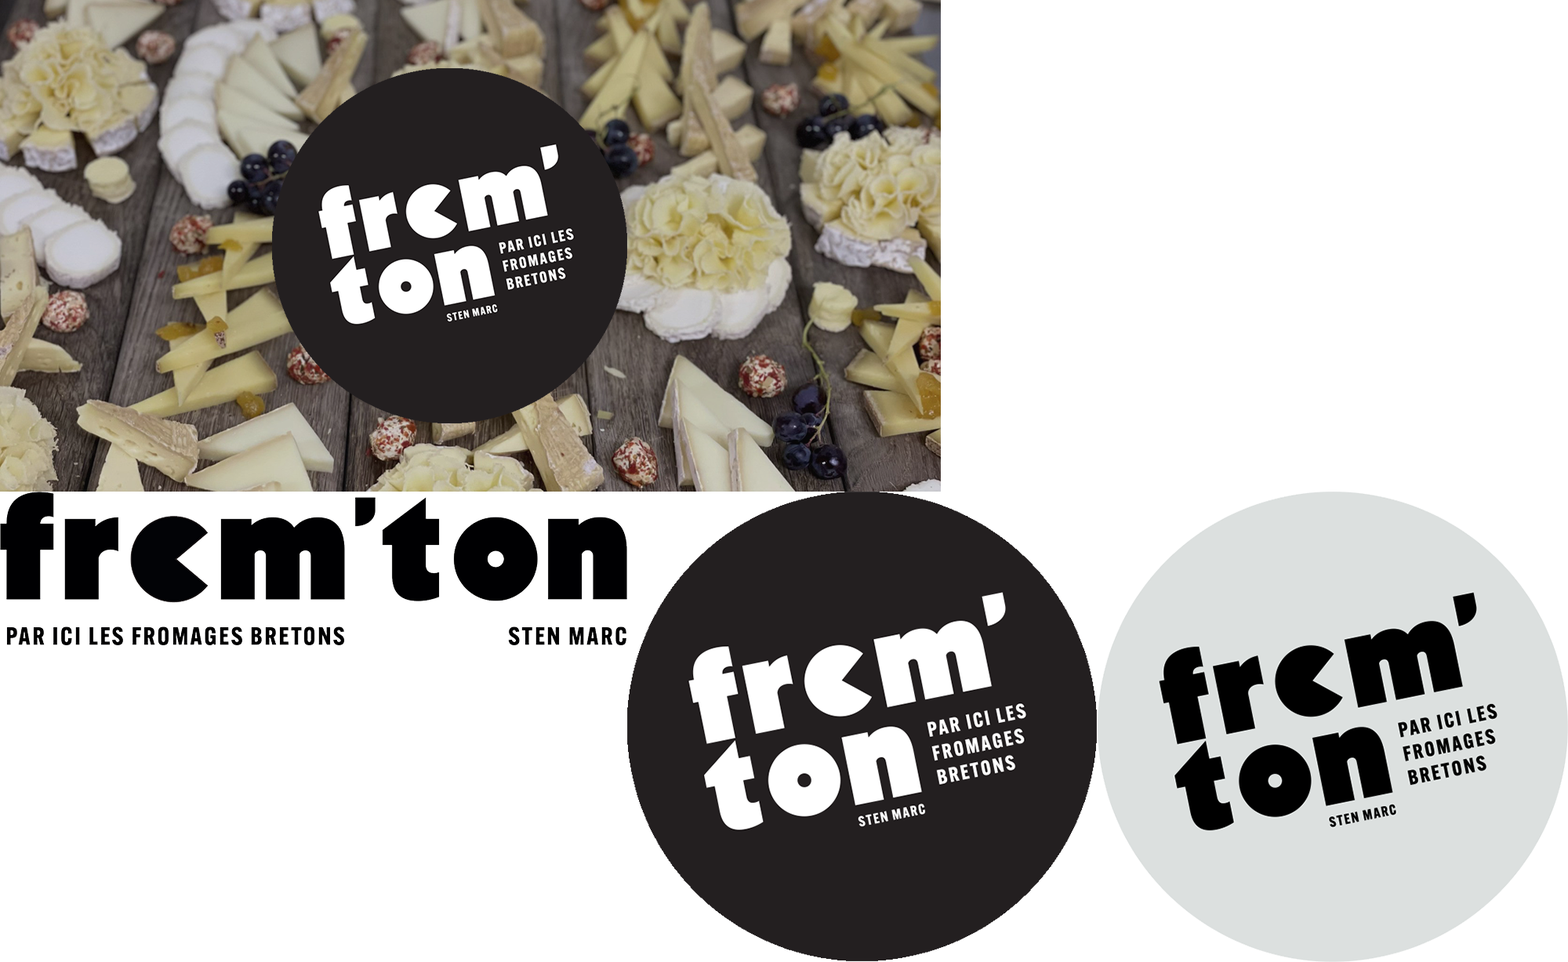
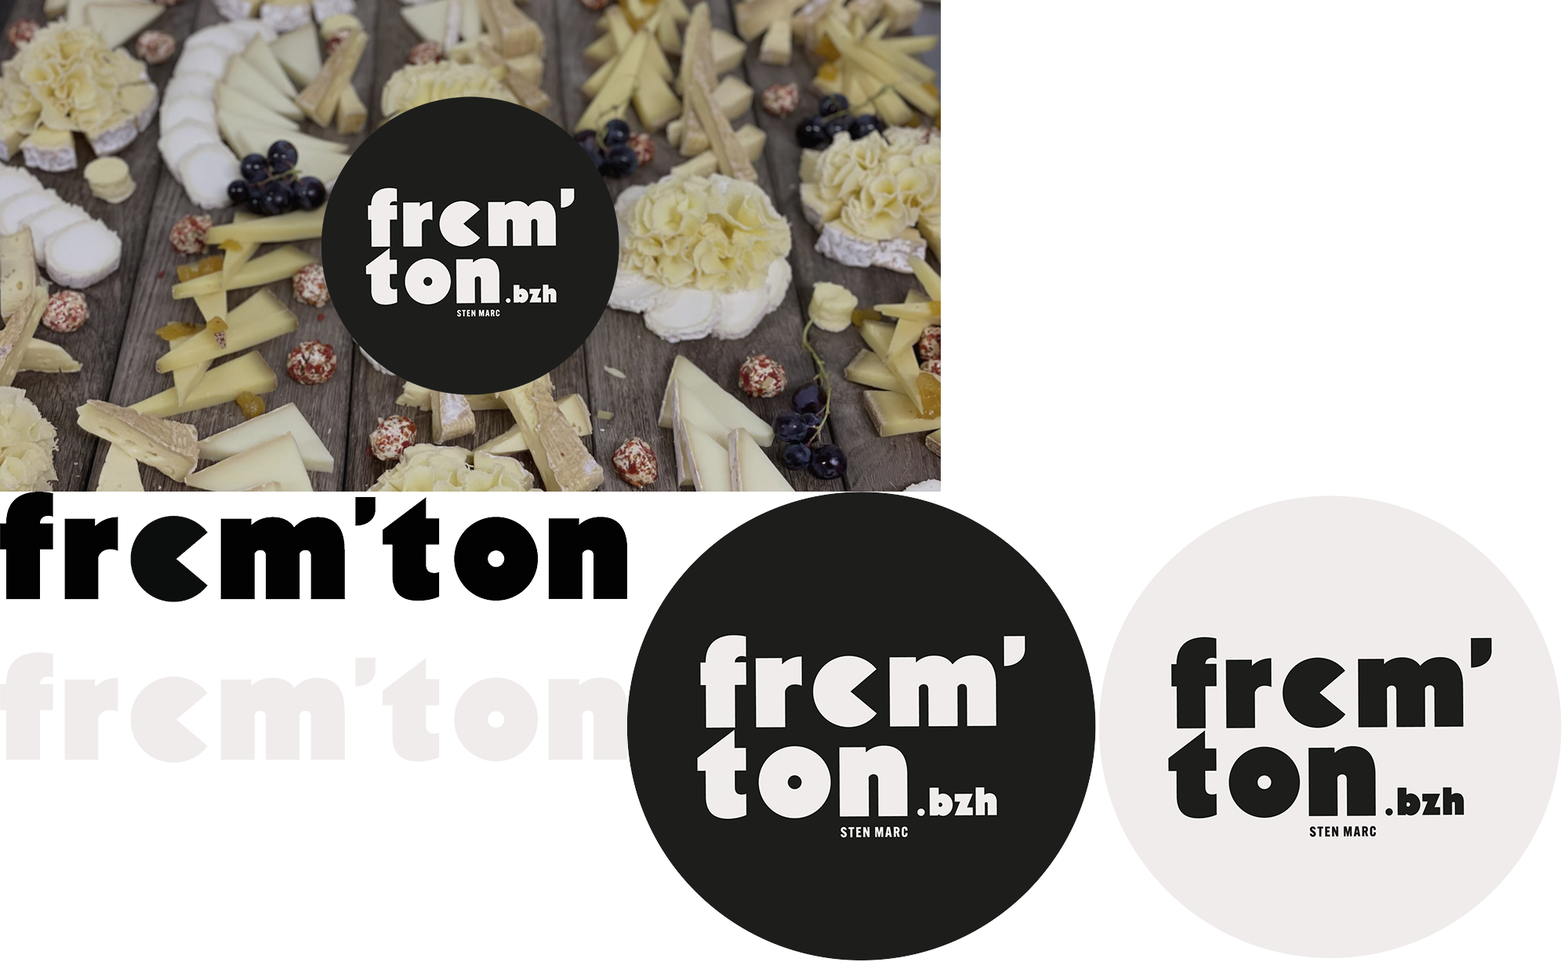
Revision of a layered 1568×962 image; what changed, layer by layer:
renamed "fromton-logo1" to "Logo noir sans fond copie", moved it above "Logo noir sans fond", painted on it over [272, 68, 628, 424]
added layer "Logo noir sans fond" in group "Share" over [627, 491, 1097, 961]
added layer "Logo blanc sans fond" in group "Share" over [1099, 495, 1562, 959]
hid "fromton-logo4 copie" over [1097, 491, 1568, 962]
added layer "Logo texte blanc_noir copie" in group "Share" over [0, 652, 628, 763]
added layer "Logo texte blanc_noir" in group "Share" over [0, 491, 628, 603]
hid "fromton-logo2 copie" over [0, 652, 628, 763]
hid "fromton-logo2" over [0, 491, 628, 646]
hid "fromton-logo1 copie" over [627, 491, 1097, 962]
painted on "Rectangle 1" over [272, 68, 628, 424]